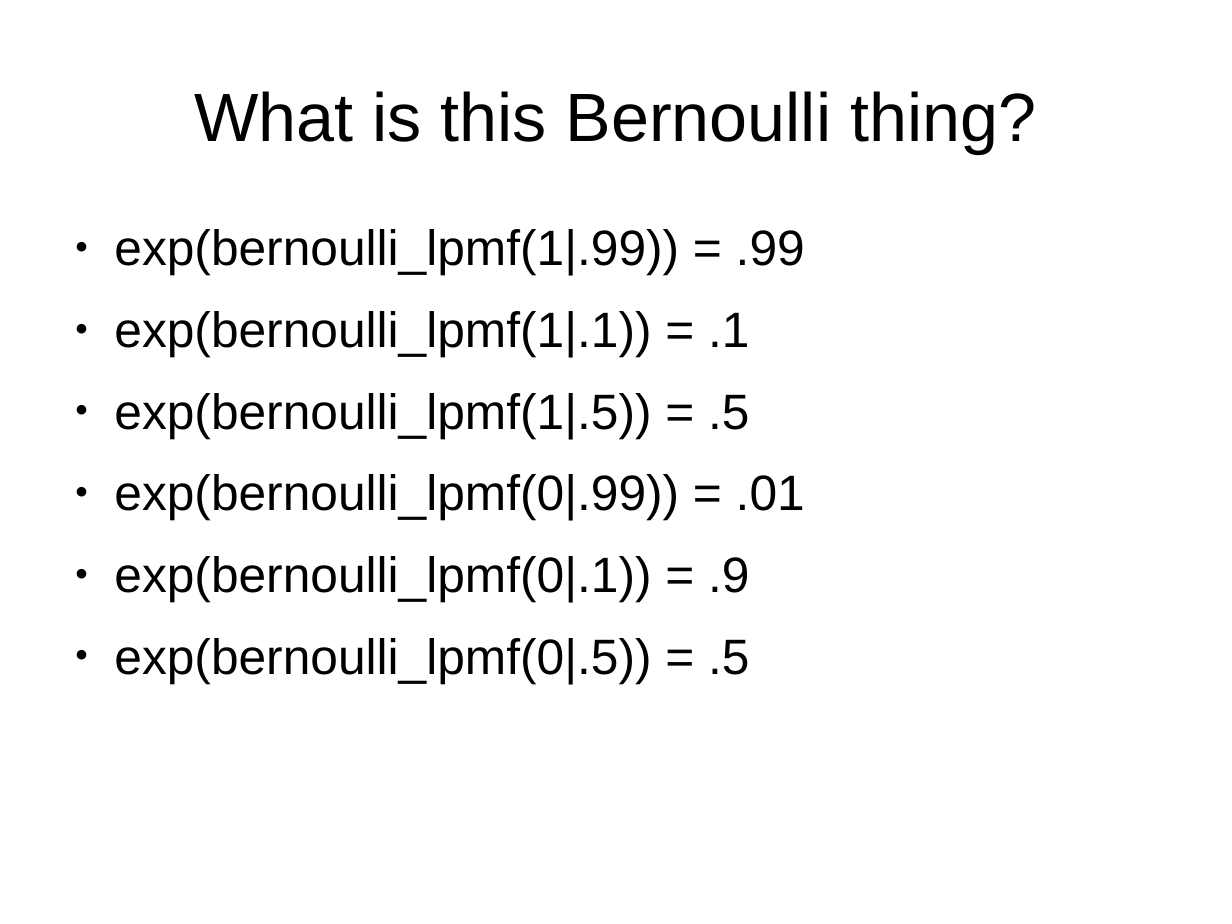
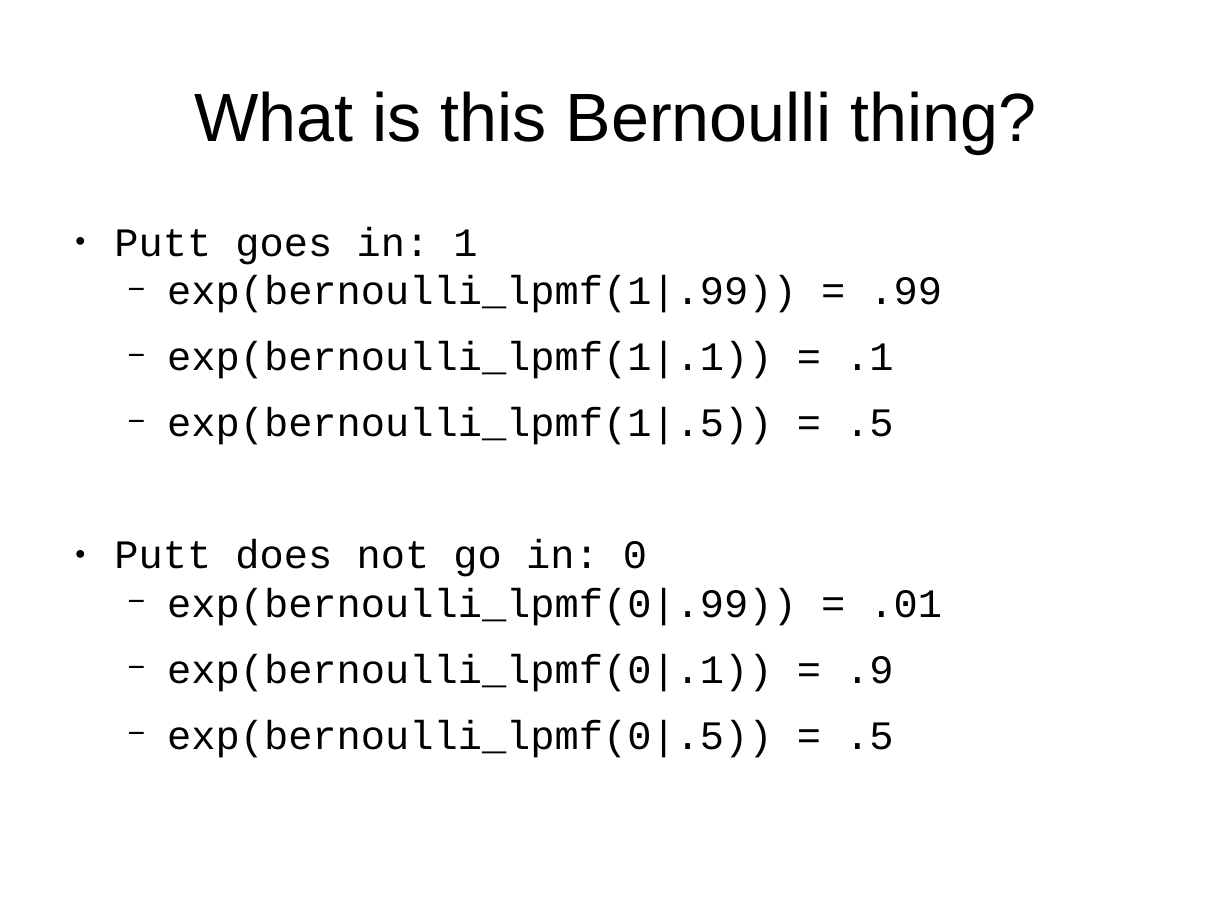
Before and after one commit to breckbaldwin/StanIsThePlanDist, a slide deck: slide 36 of slides/StanIsThePlanPyData.odp (slide 33 before the commit). Drawn at 1232x924 pixels with LibreOffice and Linux fonts; fonts in the diff are those of the drawing. Boxes give left, top, right and bottom in pixels: in the first picture for what was removed or moved away, otherwise in the second. Text is boxed around its words. In the diff, an @@ line names an element or a change of style, - is before the commit and + after.

```diff
--- a/slides/StanIsThePlanPyData.odp
+++ b/slides/StanIsThePlanPyData.odp
@@ text at (114, 227, 477, 265): paragraph added @@
+● Putt goes in: 1
@@ text at (167, 275, 942, 758): size 32 to 26 pt, font Arial to Courier New in "exp(bernoulli_lpmf(1|.99)) = .99", "exp(bernoulli_lpmf(1|.1)) = .1", "exp(bernoulli_lpmf(1|.5)) = .5", "exp(bernoulli_lpmf(0|.99)) = .01" and 2 more places; bullet ● to −; list level 1 to 2 in "exp(bernoulli_lpmf(1|.99)) = .99"; list level 1 to 2 in "exp(bernoulli_lpmf(1|.1)) = .1"; list level 1 to 2 in "exp(bernoulli_lpmf(1|.5)) = .5"; list level 1 to 2 in "exp(bernoulli_lpmf(0|.99)) = .01"; list level 1 to 2 in "exp(bernoulli_lpmf(0|.1)) = .9"; list level 1 to 2 in "exp(bernoulli_lpmf(0|.5)) = .5" @@
@@ text at (114, 539, 647, 577): paragraph added @@
+● Putt does not go in: 0
```
Also in this commit, not shown: 2 other slides changed, 12 slides added, 14 slides removed.
